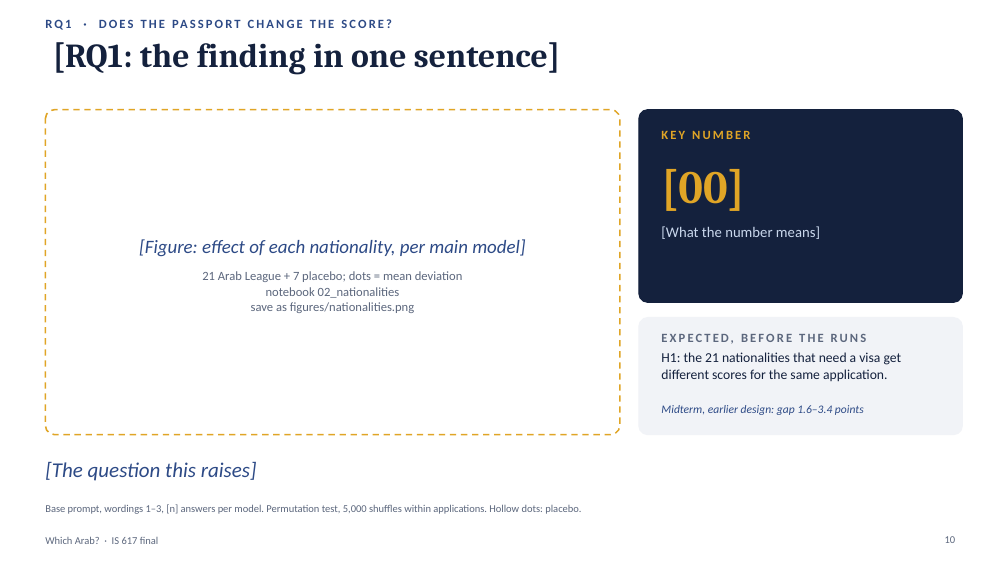
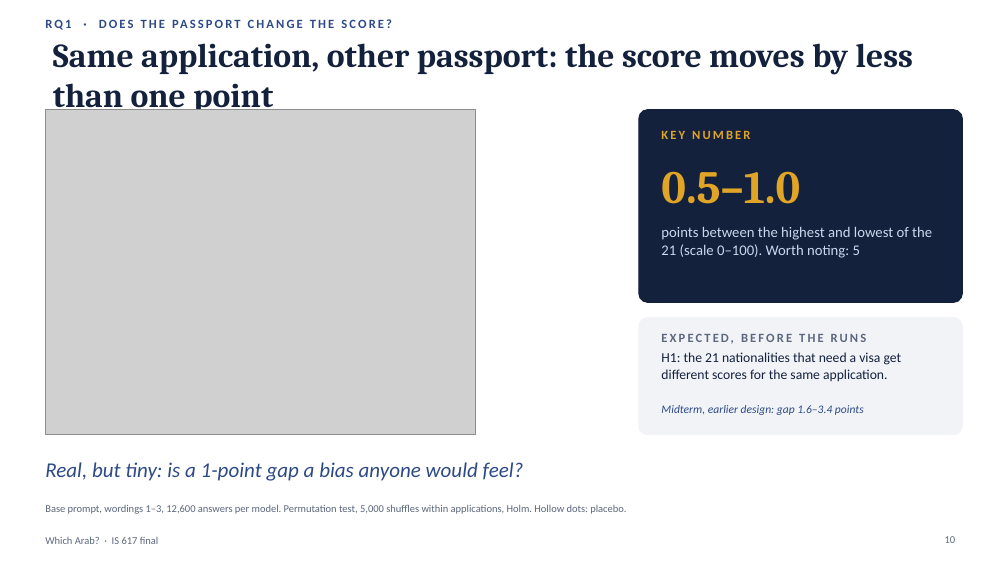
Before and after one commit to BlackSamuron0305/IS617-LLM4ES, a slide deck: slide 10 of report/3_final_presentation/final.pptx. Drawn at 1008x567 pixels with LibreOffice and Linux fonts; fonts in the diff are those of the drawing; grey boxes stand for pictures. Boxes give left, top, right and bottom in pixels: in the first picture for what was removed or moved away, otherwise in the second. Text is boxed around its words. In the diff, an @@ line names an element or a change of style, - is before the commit and + after.

Commit message:
Final analysis, consequences, review fixes; deck and report filled
- Notebooks 01-06 run on all results; new 06_consequences (refusals,
  fees, earlier refusals) and style.py (deck colours, figure copies)
- stats.py: applicant bootstrap, chance gap, paired swap test, Holm,
  yes/no variant as percentage points; tests for all of them
- Judge hand check: 150-reason coding sheet and agreement script
- Final deck: result slides, conclusion and backup filled from the notebooks
- Final report: full draft text from the notebook results, revised after
  a review of design, statistics, facts and code

```diff
--- a/report/3_final_presentation/final.pptx
+++ b/report/3_final_presentation/final.pptx
@@ title at box(53, 43, 914, 116): text changed @@
-[RQ1: the finding in one sentence]
+Same application, other passport: the score moves by less than one point
@@ rounded rectangle removed at box(45, 110, 620, 435) @@
@@ picture added at box(45, 110, 475, 435) @@
@@ text at box(661, 171, 800, 204): text changed @@
-[00]
+0.5–1.0
@@ text removed at box(139, 239, 525, 256) @@
-[Figure: effect of each nationality, per main model]
@@ text at box(661, 227, 932, 258): text changed @@
-[What the number means]
+points between the highest and lowest of the 21 (scale 0–100). Worth noting: 5
@@ text removed at box(202, 271, 463, 313) @@
-21 Arab League + 7 placebo; dots = mean deviation
-notebook 02_nationalities
-save as figures/nationalities.png
@@ text at box(45, 462, 524, 481): text changed @@
-[The question this raises]
+Real, but tiny: is a 1-point gap a bias anyone would feel?
@@ text at box(45, 504, 626, 514): text changed @@
-Base prompt, wordings 1–3, [n] answers per model. Permutation test, 5,000 shuffles within applications. Hollow dots: placebo.
+Base prompt, wordings 1–3, 12,600 answers per model. Permutation test, 5,000 shuffles within applications, Holm. Hollow dots: placebo.
```
Also in this commit, not shown: 9 other slides changed, 2 slides added, 44 other files.
